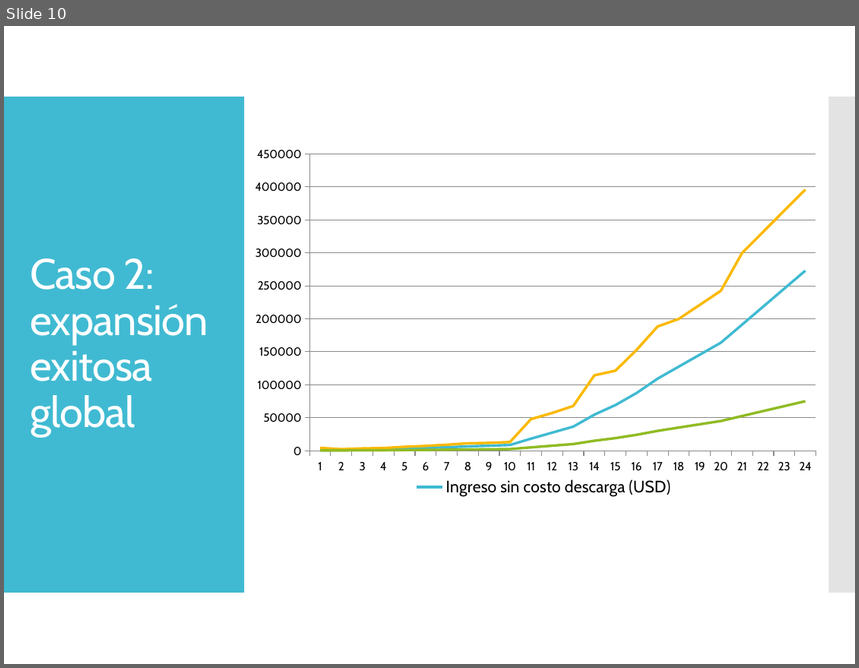
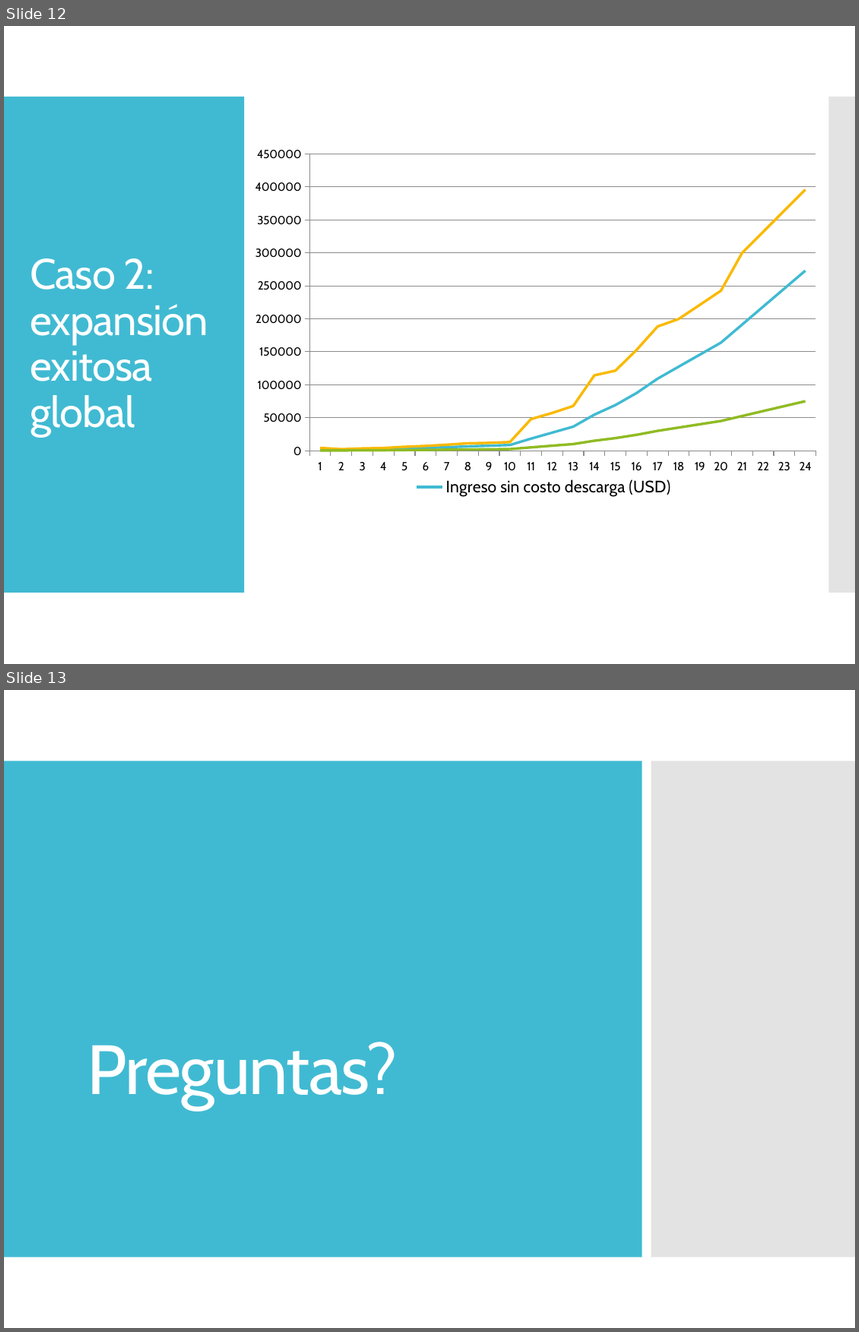
Before and after one commit to dschenkelman/taller-proyectos, a slide deck: Assets/Presentación negocio.pptx. Shown one above the other, each under a label of ours: slide 10 before the commit, slides 12 and 13 after it. The pictures are 859x668 and 859x1332 pixels, drawn with LibreOffice and Linux fonts; fonts in the diff are those of the drawing. Boxes give left, top, right and bottom in pixels: in the first picture for what was removed or moved away, otherwise in the second. Text is boxed around its words. In the diff, an @@ line names an element or a change of style, - is before the commit and + after.

```diff
--- a/Assets/Presentación negocio.pptx
+++ b/Assets/Presentación negocio.pptx
@@ slide 13 added at (4, 690, 855, 1328), background #FFFFFF @@
@@ rectangle added at (4, 761, 642, 1257), fill #40BAD2 @@
@@ rectangle added at (651, 761, 855, 1257), fill #C8C8C8 at 50% opacity @@
@@ title added at (87, 1042, 397, 1110), 59 pt, text #FFFFFF @@
+Preguntas?
@@ what was slide 10 is now slide 12 @@
```
Also in this commit, not shown: 1 slide changed, 2 other slides added, 2 slides removed.
